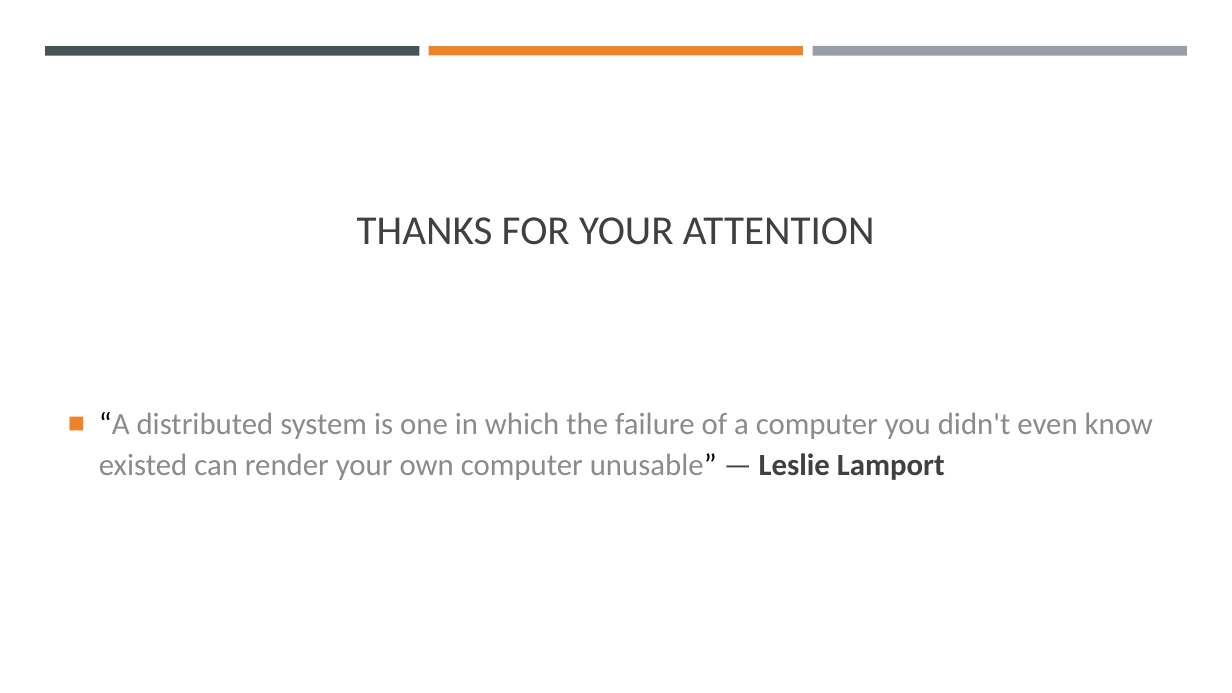
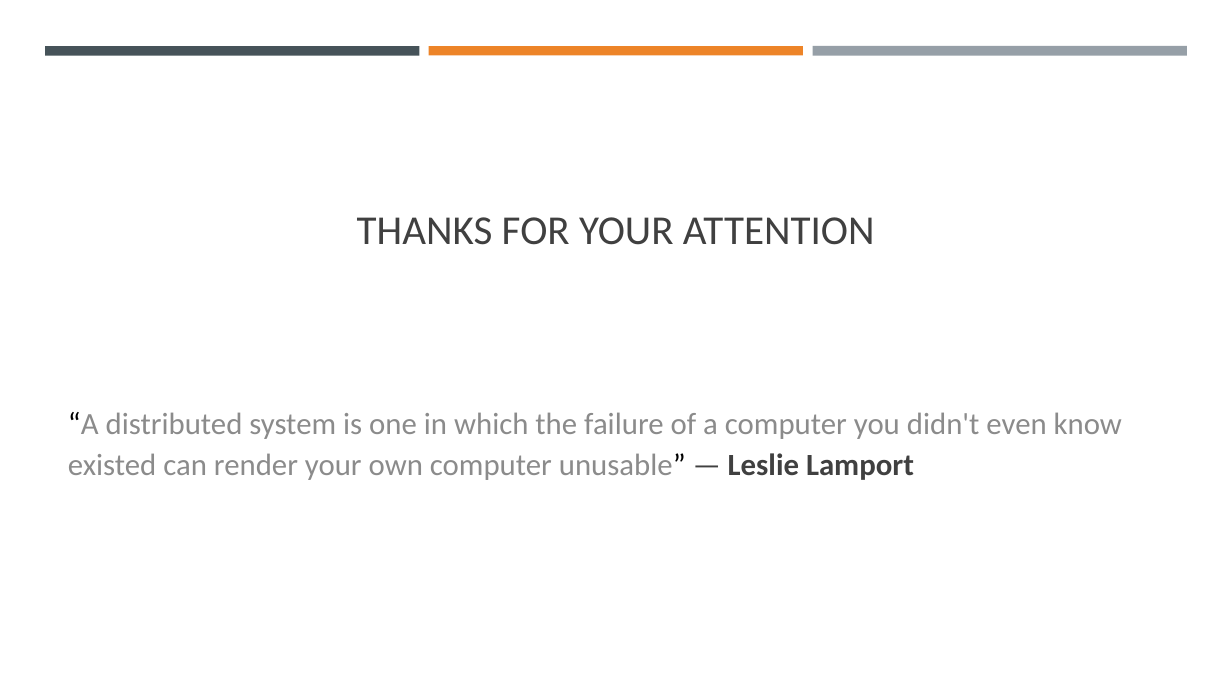
Before and after one commit to margaeor/COMP414-Distributed-Systems, a slide deck: slide 16 of presentation/Distributed.pptx (slide 15 before the commit). Drawn at 1232x693 pixels with LibreOffice and Linux fonts; fonts in the diff are those of the drawing. Boxes give left, top, right and bottom in pixels: in the first picture for what was removed or moved away, otherwise in the second. Text is boxed around its words. In the diff, an @@ line names an element or a change of style, - is before the commit and + after.

```diff
--- a/presentation/Distributed.pptx
+++ b/presentation/Distributed.pptx
@@ text "“A distributed system is one ..." at <box>68,412,1122,480</box>: bullet ■ to none @@
```
Also in this commit, not shown: 3 other slides changed, 1 slide added.
